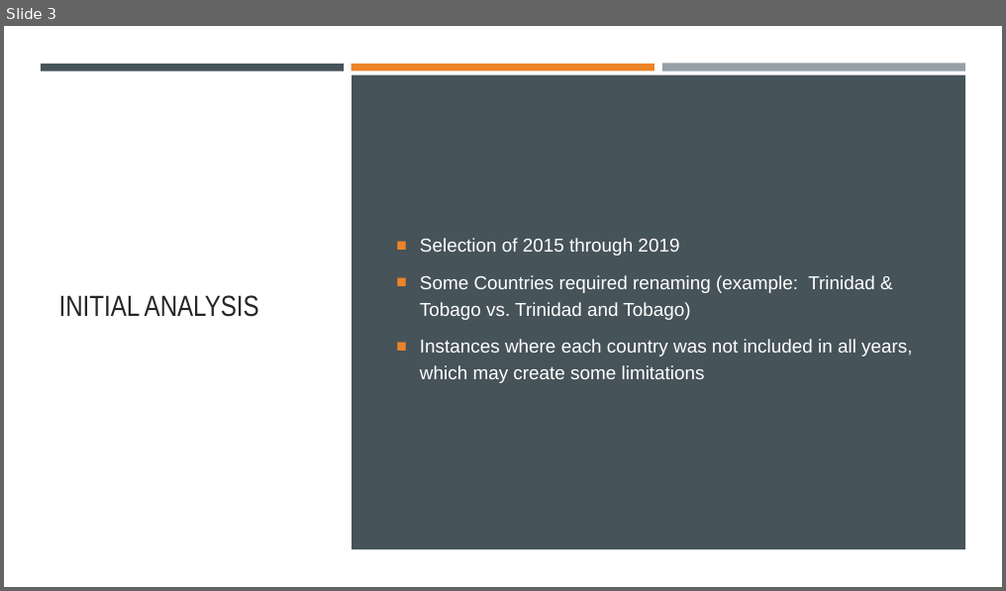
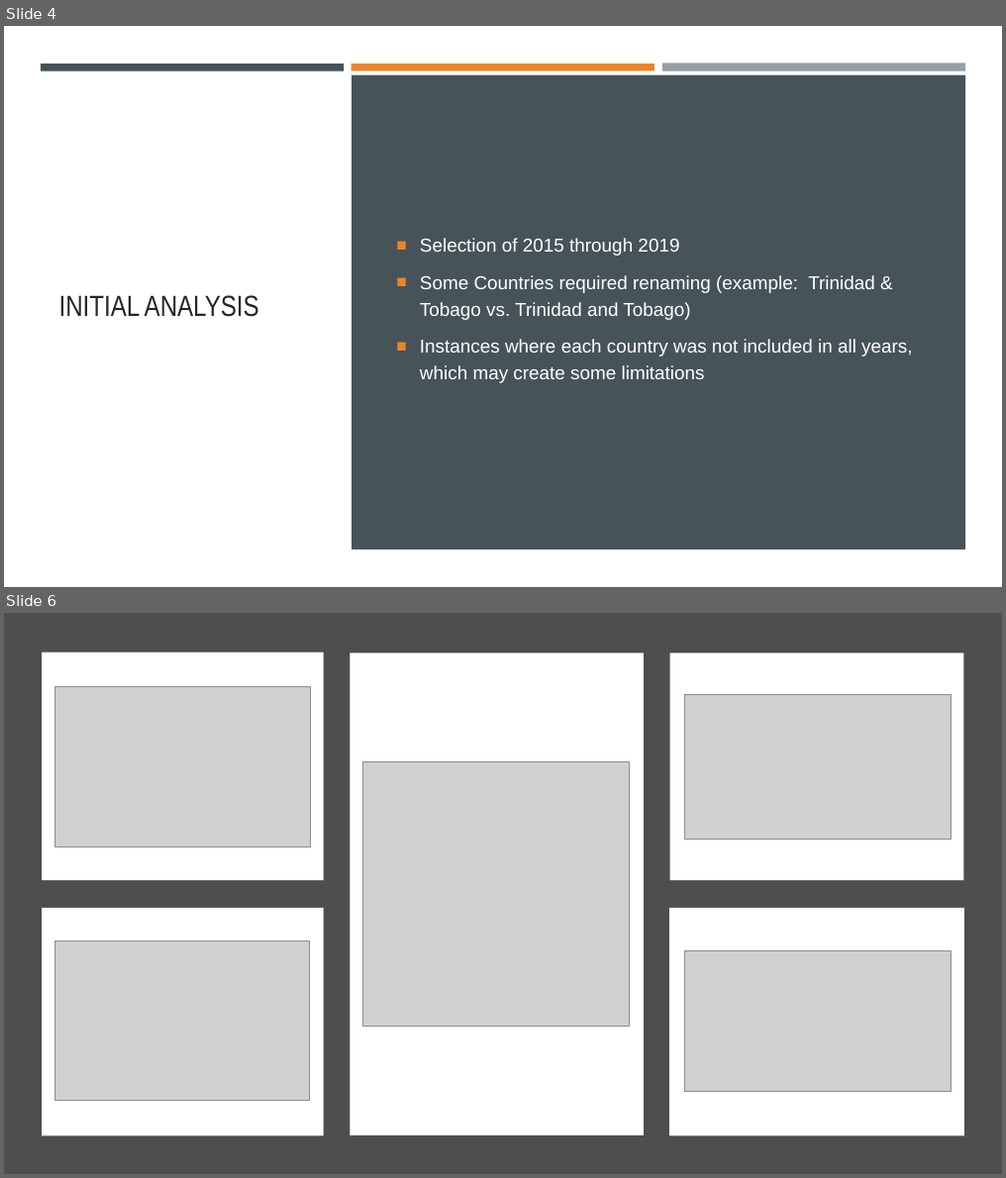
Before and after one commit to Bmyers5817/Project-1, a slide deck: World Happiness.pptx. Shown one above the other, each under a label of ours: slide 3 before the commit, slides 4 and 6 after it; the slides between them are not shown. The pictures are 1006x591 and 1006x1178 pixels, drawn with LibreOffice and Linux fonts; fonts in the diff are those of the drawing; grey boxes stand for pictures. Boxes give left, top, right and bottom in pixels: in the first picture for what was removed or moved away, otherwise in the second. Text is boxed around its words. In the diff, an @@ line names an element or a change of style, - is before the commit and + after.

```diff
--- a/World Happiness.pptx
+++ b/World Happiness.pptx
@@ slide 6 added at [4, 613, 1002, 1174], background #FFFFFF @@
@@ rectangle added at [4, 613, 1002, 1174], fill #4E4E4E @@
@@ rectangle added at [42, 653, 323, 881], fill #FFFFFF @@
@@ rectangle added at [350, 653, 644, 1136], fill #FFFFFF @@
@@ rectangle added at [670, 653, 963, 880], fill #FFFFFF @@
@@ picture added at [54, 687, 310, 848] @@
@@ picture added at [684, 695, 951, 840] @@
@@ picture added at [362, 761, 629, 1026] @@
@@ rectangle added at [42, 908, 323, 1137], fill #FFFFFF @@
@@ rectangle added at [669, 908, 964, 1137], fill #FFFFFF @@
@@ picture added at [54, 941, 310, 1101] @@
@@ picture added at [684, 951, 951, 1091] @@
@@ what was slide 3 is now slide 4 @@
```
Also in this commit, not shown: 6 slides changed, 6 other slides added, 2 slides removed.
